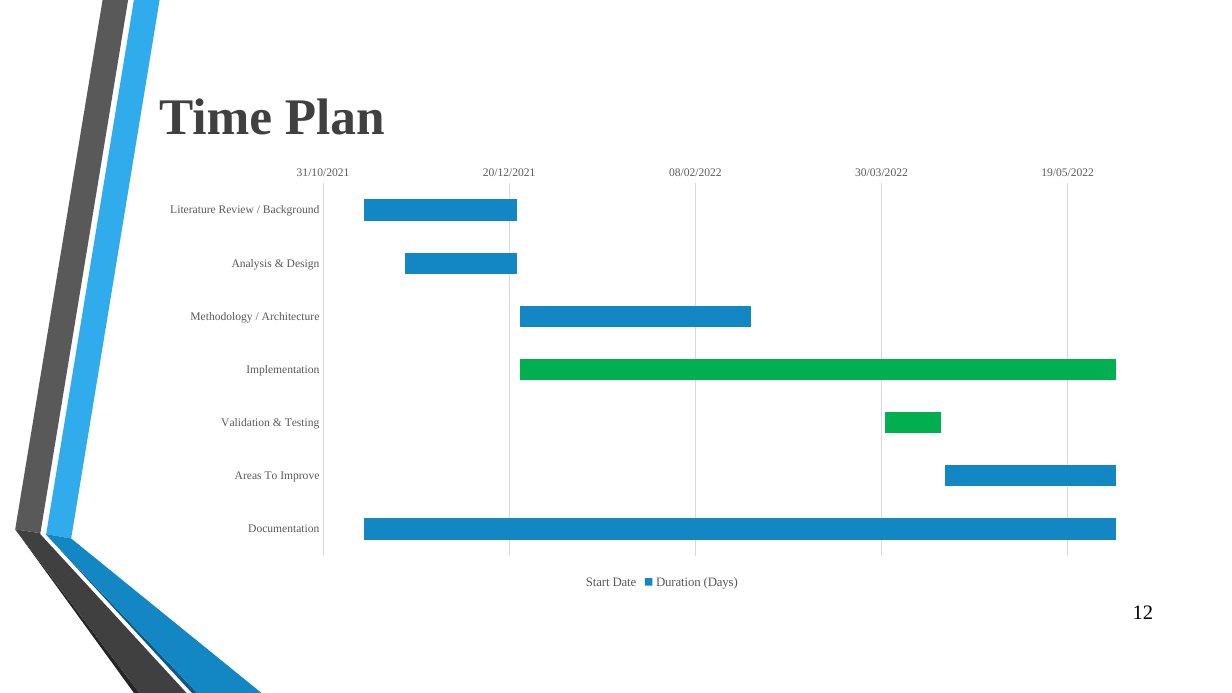
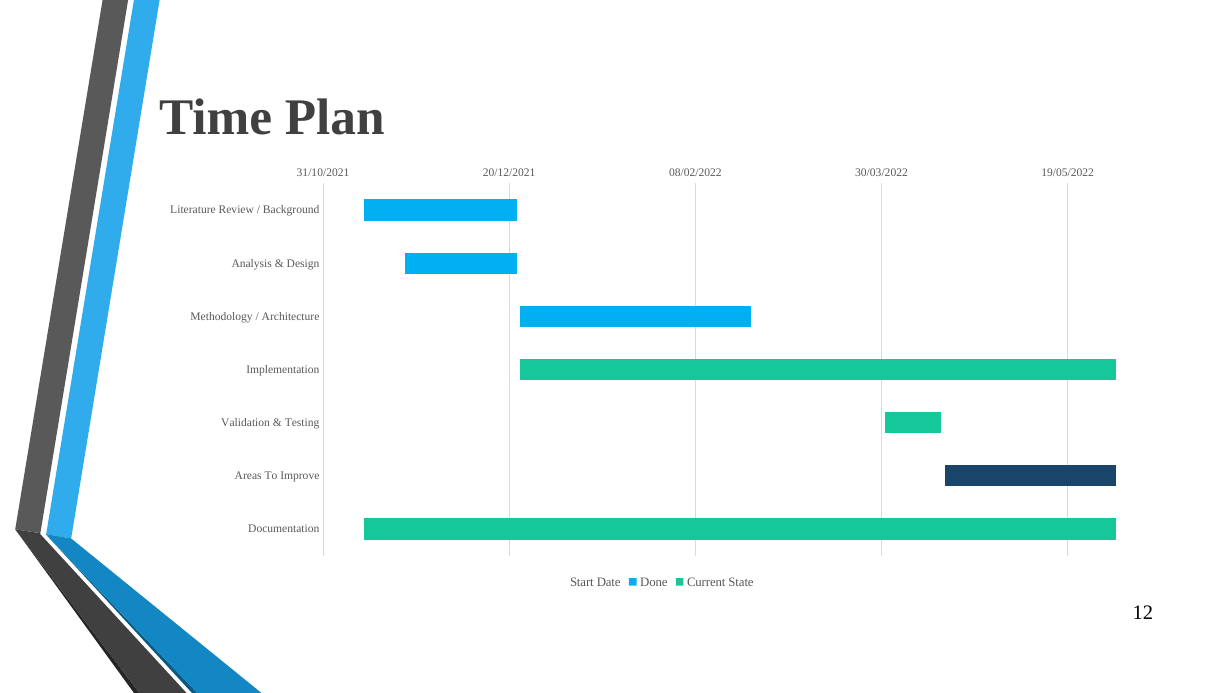
Before and after one commit to OmarSedkyUI/CyberLearningAdventureJunior, a slide deck: slide 12 of Graduation_Project_Presentation_Seminar2.pptx. Drawn at 1232x693 pixels with LibreOffice and Linux fonts; fonts in the diff are those of the drawing; background and template pictures are left out. Boxes give left, top, right and bottom in pixels: in the first picture for what was removed or moved away, otherwise in the second. Text is boxed around its words. In the diff, an @@ line names an element or a change of style, - is before the commit and + after.

```diff
--- a/Graduation_Project_Presentation_Seminar2.pptx
+++ b/Graduation_Project_Presentation_Seminar2.pptx
@@ bar stacked chart at (150,158,1163,593) @@
-Duration (Days): 41, 30, 62, 160, 15, 46, 202
+Done: 41, 30, 62, 160, 15, 46, 202
@@ colour of Done #1287C3 to #00B0F0 @@
@@ colours of single points changed @@
@@ colour of Current State #00B050 to #16C79A @@
+Future State: -, -, -, -, -, -, -
```
Also in this commit, not shown: 3 other slides changed.
